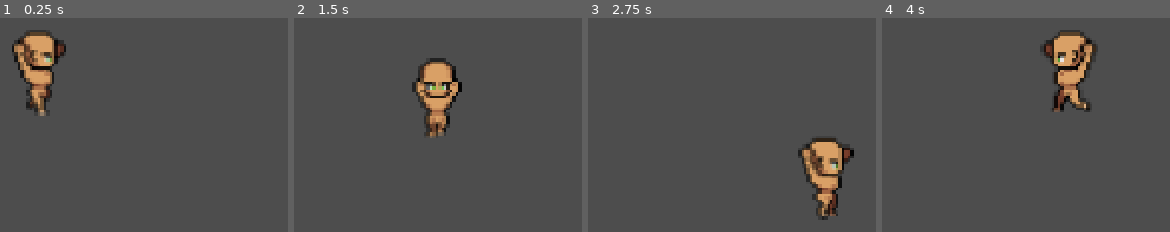
Above: before the commit, frames 1-4 (left to right).
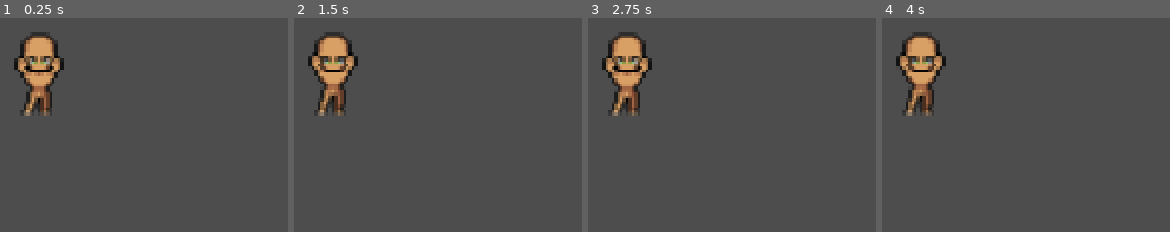
Above: after the commit, the same moments.

Repository: ved0618/MMORPG-Prototype
Game: Godot game, scene res://playground.tscn
Two runs of this game, one before a commit and one after it. Both use one fixed random seed, a clock stepped at 60 frames per second and the inputs below.
Inputs:
- Up to frame 1 (0.25 s): no input
- Up to frame 2 (1.5 s): hold D (right) 0.53-1.28 s; hold S (down) from 1.28 s (still down)
- Up to frame 3 (2.75 s): release S (down) at 2.03 s; hold D (right) from 2.03 s (still down)
- Up to frame 4 (4 s): release D (right) at 2.78 s; hold W (up) 2.78-3.53 s; hold A (left) from 3.53 s (still down)

The runs differ from the first frame. In frame 1, 3.5% of the frame differs, in the area x 4-23%, y 5-46%; in frame 2, 8.2%; in frame 3, 8.5%; in frame 4, 8.7%, in the area x 4-75%, y 5-46%.

Commit message:
state machine added

Diff:
--- a/player/player.tscn
+++ b/player/player.tscn
@@ -1,12 +1,14 @@
 [gd_scene format=3 uid="uid://dm4xxatimt46d"]
 
-[ext_resource type="Script" uid="uid://c8at1lke4rbjd" path="res://player/player.gd" id="1_g1dw6"]
+[ext_resource type="Script" uid="uid://c8at1lke4rbjd" path="res://player/scripts/player.gd" id="1_g1dw6"]
 [ext_resource type="Texture2D" uid="uid://chkniucf5858f" path="res://sprite/Carry_Idle_Down-Sheet.png" id="2_yw30f"]
 [ext_resource type="Texture2D" uid="uid://cbq5u6orqim6i" path="res://sprite/Carry_Idle_Side-Sheet.png" id="3_boad6"]
 [ext_resource type="Texture2D" uid="uid://cafoum8febpcq" path="res://sprite/Carry_Walk_Down-Sheet.png" id="3_qjkh3"]
 [ext_resource type="Texture2D" uid="uid://bswhaq1voxq0y" path="res://sprite/Carry_Walk_Side-Sheet.png" id="4_boad6"]
 [ext_resource type="Texture2D" uid="uid://biqkvvf8di5ln" path="res://sprite/Carry_Idle_Up-Sheet.png" id="4_rgyib"]
 [ext_resource type="Texture2D" uid="uid://dm275d16htqvy" path="res://sprite/Carry_Walk_Up-Sheet.png" id="6_g6k8r"]
+[ext_resource type="Script" uid="uid://s3oiingxwe7h" path="res://player/scripts/player_state_machine.gd" id="8_rgyib"]
+[ext_resource type="Script" uid="uid://bga8c13hhoy5w" path="res://player/scripts/state_idle.gd" id="9_hg6s5"]
 
 [sub_resource type="CircleShape2D" id="CircleShape2D_1hbya"]
 radius = 23.345236
@@ -266,3 +268,11 @@
 scale = Vector2(2.140625, 1.984375)
 sprite_frames = SubResource("SpriteFrames_1hbya")
 animation = &"walk_side"
+
+[node name="StateMachine" type="Node" parent="." unique_id=1854375830]
+script = ExtResource("8_rgyib")
+
+[node name="idle" type="Node" parent="StateMachine" unique_id=1098272529]
+script = ExtResource("9_hg6s5")
+
+[node name="walk" type="Node" parent="StateMachine" unique_id=241292705]
--- a/player/player.gd
+++ b/player/scripts/player.gd
@@ -6,17 +6,14 @@
 var move_speed : float = 100.0
 var state : String = "idle"
 @onready var animated_sprite : AnimatedSprite2D = $AnimatedSprite2D
+@onready var state_machine : PlayerStateMachine = $StateMachine
 
 func _ready() -> void:
-	pass
+	state_machine.Initialize(self)
 
 func _process(delta: float) -> void:
 	direction.x = Input.get_action_strength("right") - Input.get_action_strength("left")
 	direction.y = Input.get_action_strength("down") - Input.get_action_strength("up")
-
-	velocity = direction.normalized() * move_speed
-	if SetDirection() || SetState() == true:
-		UpdateAnimation()
 
 	pass
 
@@ -41,16 +38,8 @@
 	cardinal_direction = new_dir
 	return true
 
-	return true
 
-func SetState() -> bool:
-	var new_state: String = "idle" if direction == Vector2.ZERO else "walk"
-	if new_state == state:
-		return false
-	state = new_state
-	return true
-
-func UpdateAnimation() -> void:
+func UpdateAnimation( state: String) -> void:
 	if cardinal_direction == Vector2.LEFT:
 		animated_sprite.flip_h = true
 		animated_sprite.play(state + "_side")
@@ -64,5 +53,7 @@
 func AnimeDirection() -> String:
 	if cardinal_direction == Vector2.DOWN:
 		return "down"
+	elif cardinal_direction == Vector2.UP:
+		return "up"
 	else:
-		return "up"
+		return "side"
--- /dev/null
+++ b/player/scripts/player_state_machine.gd
@@ -0,0 +1,47 @@
+class_name PlayerStateMachine
+extends Node
+var states: Array[ State ]
+var prev_state : State
+var current_state : State
+
+# Called when the node enters the scene tree for the first time.
+func _ready() -> void:
+	process_mode = Node.PROCESS_MODE_DISABLED
+	pass # Replace with function body.
+
+
+# Called every frame. 'delta' is the elapsed time since the previous frame.
+func _process(delta: float) -> void:
+	ChangeState(current_state.Process(delta))
+	pass
+
+func _physics_process(delta: float) -> void:
+	ChangeState(current_state.Physics(delta))
+	pass
+
+func _unhandled_input(event: InputEvent) -> void:
+	ChangeState(current_state.HandleInput(event))
+	pass
+
+func Initialize(_player: Player) -> void:
+	states = []
+
+	for c in get_children():
+		if c is State:
+			states.append(c)
+
+	if states.size() > 0:
+		states[0].player = _player
+		ChangeState(states[0])
+		process_mode = Node.PROCESS_MODE_INHERIT
+
+func ChangeState( new_state: State ) -> void:
+	if new_state == null || new_state == current_state:
+		return
+
+	if current_state:
+		current_state.Exit()
+
+	prev_state = current_state
+	current_state = new_state
+	current_state.Enter()
--- /dev/null
+++ b/player/scripts/state.gd
@@ -0,0 +1,28 @@
+class_name State
+extends Node
+var player: Player
+
+# Called when the node enters the scene tree for the first time.
+func _ready() -> void:
+	pass # Replace with function body.
+
+
+#What happens when the player enters this state?
+func Enter() -> void:
+	pass
+
+#What happens when the player exits this state?
+func Exit() -> void:
+	pass
+
+#What happens during the _process update in this state?
+func Process( _delta: float ) -> State:
+	return null
+
+#what happens during the _physics process update in this state?
+func Physics( _delta: float ) -> State:
+	return null
+
+#What happens with input event in this state?
+func HandleInput( _event: InputEvent ) -> State:
+	return null
--- /dev/null
+++ b/player/scripts/state_idle.gd
@@ -0,0 +1,23 @@
+class_name State_Idle
+extends State
+
+#What happens when the player enters this state?
+func Enter() -> void:
+	player.UpdateAnimation("idle")
+	pass
+
+#What happens when the player exits this state?
+func Exit() -> void:
+	pass
+
+#What happens during the _process update in this state?
+func Process( _delta: float ) -> State:
+	return null
+
+#what happens during the _physics process update in this state?
+func Physics( _delta: float ) -> State:
+	return null
+
+#What happens with input event in this state?
+func HandleInput( _event: InputEvent ) -> State:
+	return null
Renamed: player/player.gd.uid -> player/scripts/player.gd.uid
Not shown, added: player/scripts/player_state_machine.gd.uid
Not shown, added: player/scripts/state.gd.uid
Not shown, added: player/scripts/state_idle.gd.uid
